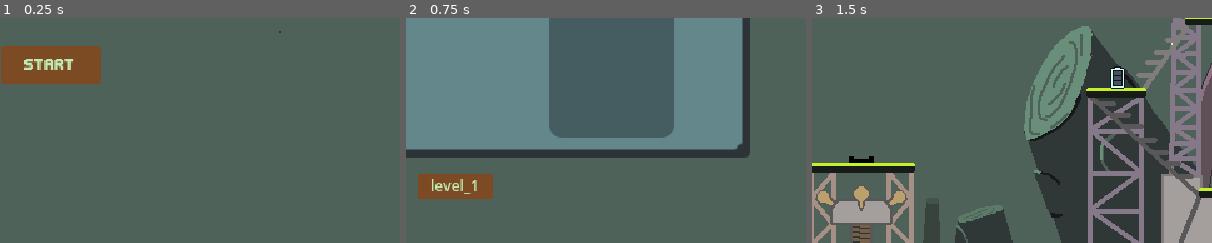
Above: before the commit, frames 1-3 (left to right).
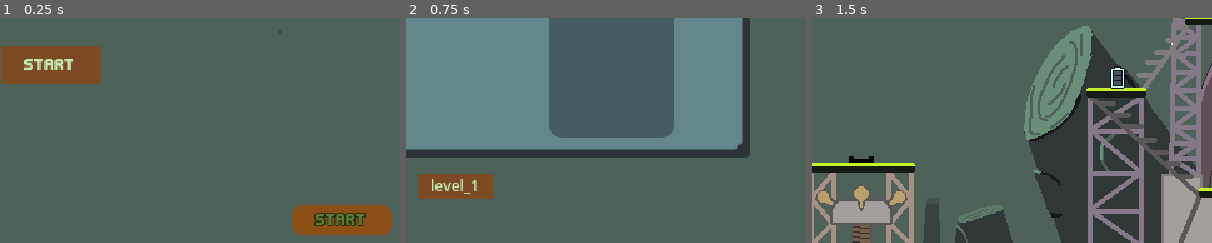
Above: after the commit, the same moments.

Repository: a-fluke/team_arcade_game
Game: Godot game, scene res://scenes/game.tscn
Same seed, same stepped clock (60 frames per second), same inputs: the game is played once before the commit and once after it.
Inputs:
- Up to frame 1 (0.25 s): no input
- Up to frame 2 (0.75 s): click "Start" at 0.5 s
- Up to frame 3 (1.5 s): click "level_1" at 1.25 s
The pictures show only the part of the screen within x 44-94%, y 40-90%; the shares and areas given below are measured in that part.

The runs differ from the first frame. In frame 1, 3.3% of the frame differs, in the area x 73-98%, y 83-97%; in frame 2, nothing differs; in frame 3, nothing differs.

Commit message:
cursor button interaction

Diff:
--- /dev/null
+++ b/button.gd
@@ -0,0 +1,27 @@
+extends Node2D
+class_name Custom_Button
+
+
+signal button_pressed
+
+var nearby_players : Array[Player_Cursor]
+
+func _on_area_2d_area_entered(area: Area2D) -> void:
+	var body = area.get_parent()
+	if body is Player_Cursor and body not in nearby_players:
+		nearby_players.append(body)
+		body.interact.connect(_on_player_interact)
+
+
+
+
+func _on_area_2d_area_exited(area: Node2D) -> void:
+	var body = area.get_parent()
+	if body in nearby_players:
+		nearby_players.erase(body)
+		body.interact.disconnect(_on_player_interact)
+
+
+func _on_player_interact():
+	button_pressed.emit()
+	print("pressed")
--- a/player_cursor.gd
+++ b/player_cursor.gd
@@ -1,7 +1,9 @@
 extends Node2D
+class_name Player_Cursor
+
+signal interact
 
 var player_id : int
-#var device_id : int
 var speed : int = 500
 var player_input : Player_Input
 
@@ -12,8 +14,11 @@
 	global_position = get_viewport_rect().size/2 + Vector2(0,-50)
 
 
-func _process(delta: float) -> void:
+func _physics_process(delta: float) -> void:
 	move_cursor(delta)
+	if player_input.a_just_pressed():
+		print("pressed")
+		interact.emit()
 	queue_redraw()
 
 func move_cursor(delta):
--- /dev/null
+++ b/scenes/button.tscn
@@ -0,0 +1,43 @@
+[gd_scene load_steps=5 format=3 uid="uid://bdcsy7ga68r23"]
+
+[ext_resource type="Script" path="res://button.gd" id="1_5qx48"]
+[ext_resource type="FontFile" uid="uid://d0u8jmefifmwx" path="res://fonts/edit-undo/editundo.ttf" id="2_ski40"]
+
+[sub_resource type="StyleBoxFlat" id="StyleBoxFlat_4agcl"]
+bg_color = Color(0.543985, 0.306572, 0.0859169, 1)
+corner_radius_top_left = 8
+corner_radius_top_right = 8
+corner_radius_bottom_right = 8
+corner_radius_bottom_left = 8
+
+[sub_resource type="CapsuleShape2D" id="CapsuleShape2D_q7as3"]
+radius = 12.0
+height = 82.0
+
+[node name="button" type="Node2D"]
+script = ExtResource("1_5qx48")
+
+[node name="Label" type="Label" parent="."]
+offset_left = -40.0
+offset_top = -12.0
+offset_right = 40.0
+offset_bottom = 12.0
+theme_override_colors/font_color = Color(0.406194, 0.455903, 0.215553, 1)
+theme_override_colors/font_outline_color = Color(0.0342384, 0.166026, 7.21961e-08, 1)
+theme_override_constants/outline_size = 3
+theme_override_fonts/font = ExtResource("2_ski40")
+theme_override_font_sizes/font_size = 16
+theme_override_styles/normal = SubResource("StyleBoxFlat_4agcl")
+text = "Start"
+horizontal_alignment = 1
+vertical_alignment = 1
+
+[node name="Area2D" type="Area2D" parent="."]
+
+[node name="CollisionShape2D" type="CollisionShape2D" parent="Area2D"]
+rotation = 1.5708
+shape = SubResource("CapsuleShape2D_q7as3")
+
+[connection signal="area_entered" from="Area2D" to="." method="_on_area_2d_area_entered"]
+[connection signal="body_entered" from="Area2D" to="." method="_on_area_2d_body_entered"]
+[connection signal="body_exited" from="Area2D" to="." method="_on_area_2d_body_exited"]
--- a/scenes/menu.tscn
+++ b/scenes/menu.tscn
@@ -1,8 +1,9 @@
-[gd_scene load_steps=7 format=3 uid="uid://cthbkj0vfk4mn"]
+[gd_scene load_steps=8 format=3 uid="uid://cthbkj0vfk4mn"]
 
 [ext_resource type="Script" path="res://scripts/menu.gd" id="1_ou7hj"]
 [ext_resource type="Texture2D" uid="uid://da5mn0iisryi1" path="res://assets/bkgd_empty.png" id="1_selye"]
 [ext_resource type="FontFile" uid="uid://d0u8jmefifmwx" path="res://fonts/edit-undo/editundo.ttf" id="2_wfubu"]
+[ext_resource type="PackedScene" uid="uid://bdcsy7ga68r23" path="res://scenes/button.tscn" id="4_l3cny"]
 
 [sub_resource type="StyleBoxFlat" id="StyleBoxFlat_a8g85"]
 bg_color = Color(0.854902, 0.568627, 0.34902, 1)
@@ -50,4 +51,8 @@
 theme_override_styles/normal = SubResource("StyleBoxFlat_v6a8m")
 text = "Start"
 
+[node name="button" parent="." instance=ExtResource("4_l3cny")]
+position = Vector2(554, 307)
+
 [connection signal="pressed" from="Start" to="." method="_on_start_pressed"]
+[connection signal="button_pressed" from="button" to="." method="_on_button_button_pressed"]
--- a/scripts/input_manager.gd
+++ b/scripts/input_manager.gd
@@ -12,27 +12,30 @@
 var player_device_map : Dictionary = {}
 
 
-func _process(delta: float) -> void:
-	for player in player_slots:
-		update_left_stick(player)
+func _physics_process(delta: float) -> void:
+	for slot in player_slots:
+		update_input(slot)
+		update_left_stick(slot)
 
 
 func _input(event: InputEvent) -> void:
 	if event is InputEventJoypadButton and event.pressed:
 		var device = event.device
-
 		if !device_is_joined(device):
 			join(device)
-		else:
-			match event.button_index:
-				JOY_BUTTON_A:
-					pass
-				JOY_BUTTON_B:
-					pass
-				JOY_BUTTON_X:
-					pass
-				JOY_BUTTON_Y:
-					pass
+
+func update_input(player : PlayerSlot):
+	update_buttons(player)
+	update_left_stick(player)
+
+func update_buttons(slot):
+	var input = slot.player_input
+
+	input.a_previous = input.a_current
+	input.a_current = Input.is_joy_button_pressed(
+		slot.device_id,
+		JOY_BUTTON_A
+	)
 
 
 func update_left_stick(player):
--- a/scripts/menu.gd
+++ b/scripts/menu.gd
@@ -6,3 +6,7 @@
 
 func _on_start_pressed() -> void:
 	start_pressed.emit()
+
+
+func _on_button_button_pressed() -> void:
+	start_pressed.emit()
--- a/scripts/player_input.gd
+++ b/scripts/player_input.gd
@@ -4,5 +4,16 @@
 
 var device_id: int
 var left_stick: Vector2 = Vector2.ZERO
-var a_pressed : bool = false
-var a_just_pressed : bool = false
+var a_current : bool = false
+var a_previous : bool = false
+var a_released_frame : int = -1
+
+
+func a_just_pressed():
+	return a_current and !a_previous
+
+func a_pressed():
+	return a_current
+
+func a_just_released():
+	return !a_current and a_previous
